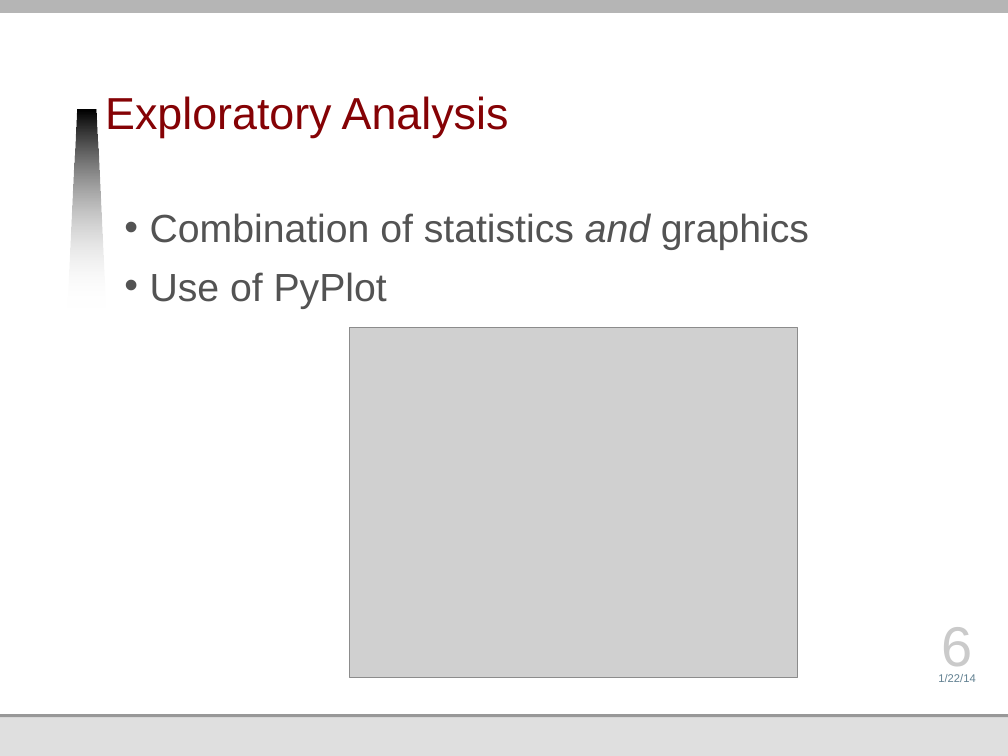
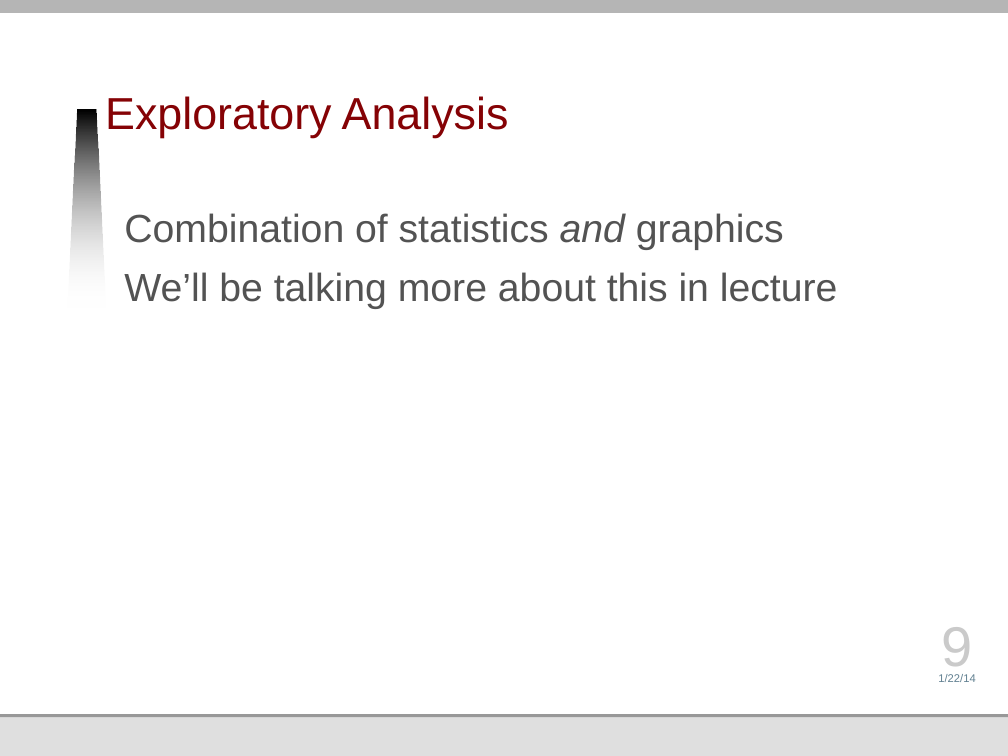
Before and after one commit to jmankoff/data, a slide deck: slide 9 of Lectures/Byte 2.pptx (slide 6 before the commit). Drawn at 1008x756 pixels with LibreOffice and Linux fonts; fonts in the diff are those of the drawing; grey boxes stand for pictures; background and template pictures are left out. Boxes give left, top, right and bottom in pixels: in the first picture for what was removed or moved away, otherwise in the second. Text is boxed around its words. In the diff, an @@ line names an element or a change of style, - is before the commit and + after.

Commit message:
Added today's lectures

```diff
--- a/Lectures/Byte 2.pptx
+++ b/Lectures/Byte 2.pptx
@@ text at (124, 213, 784, 250): bullet • to none @@
@@ text at (124, 272, 838, 309): text changed @@
-• Use of PyPlot
+We’ll be talking more about this in lecture
@@ picture removed at (350, 328, 797, 677) @@
@@ page number at (942, 627, 973, 676): text changed @@
-6
+9
```
Also in this commit, not shown: 1 other slide changed, 23 slides added, 1 other file.
